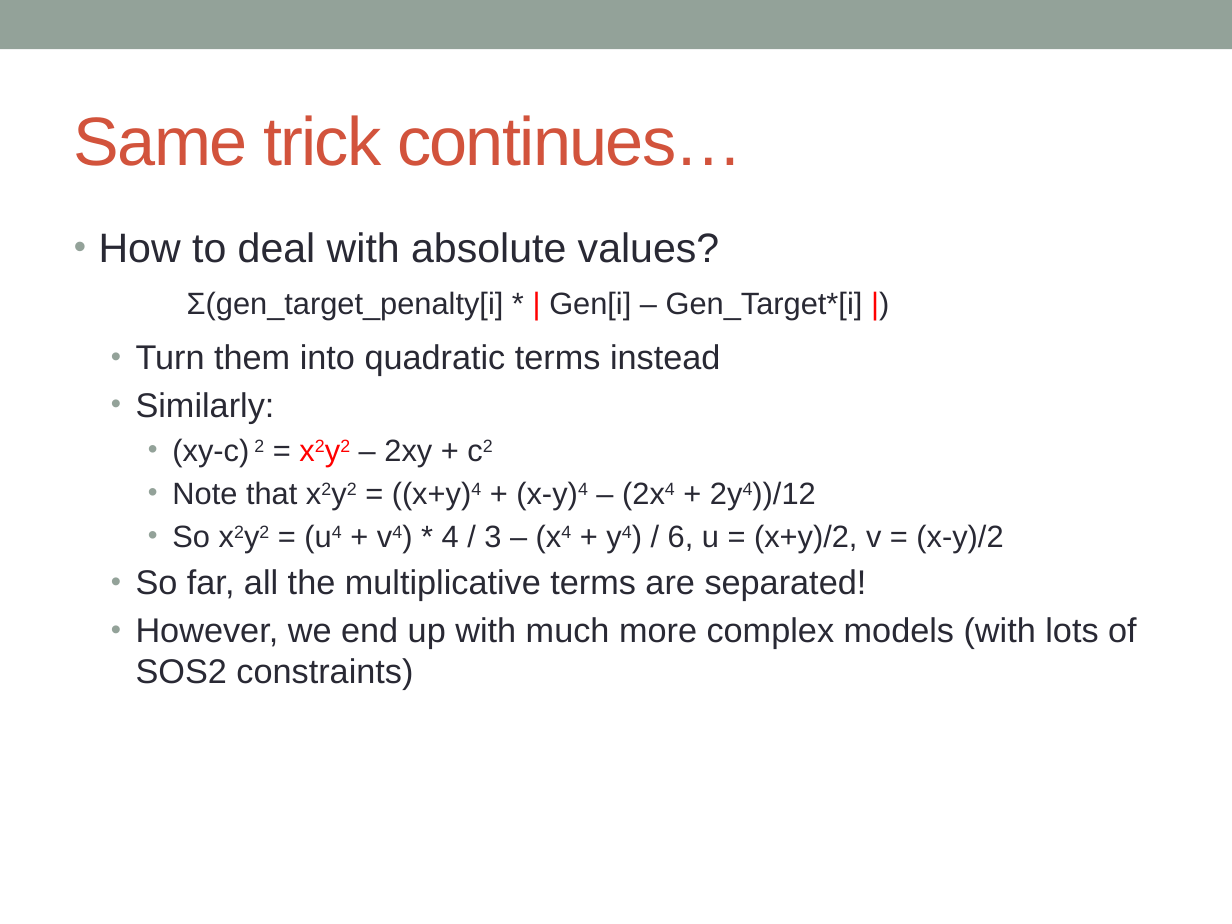
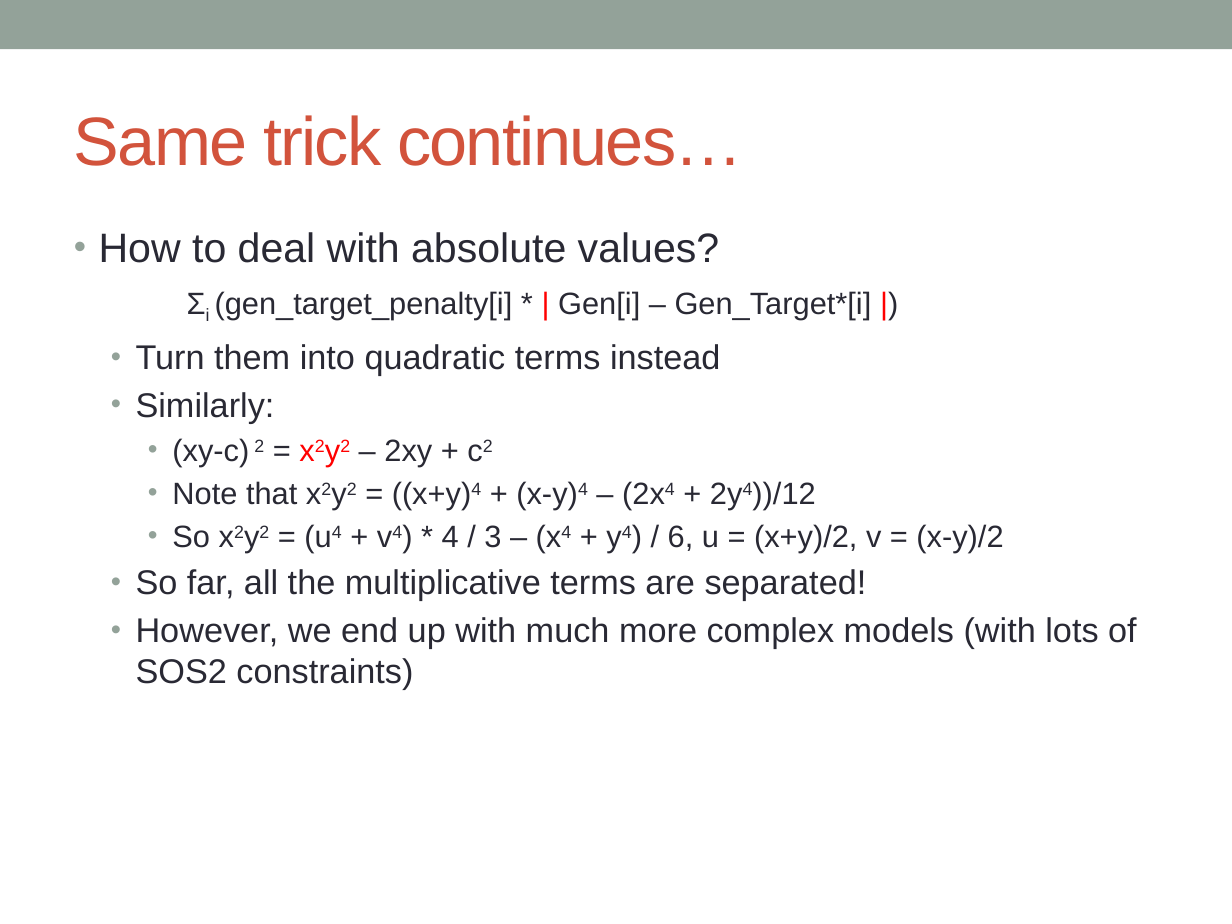
Before and after one commit to huzengjian/Swift-short-term-dispatch-model, a slide deck: slide 7 of Swift short term optimizer.pptx. Drawn at 1232x924 pixels with LibreOffice and Linux fonts; fonts in the diff are those of the drawing. Boxes give left, top, right and bottom in pixels: in the first picture for what was removed or moved away, otherwise in the second. Text is boxed around its words. In the diff, an @@ line names an element or a change of style, - is before the commit and + after.

```diff
--- a/Swift short term optimizer.pptx
+++ b/Swift short term optimizer.pptx
@@ text at (215,291,872,319): text changed @@
-      Σ(gen_target_penalty[i] * | Gen[i] – Gen_Target*[i] |)
+      Σi (gen_target_penalty[i] * | Gen[i] – Gen_Target*[i] |)
```
Also in this commit, not shown: 3 other slides changed.
